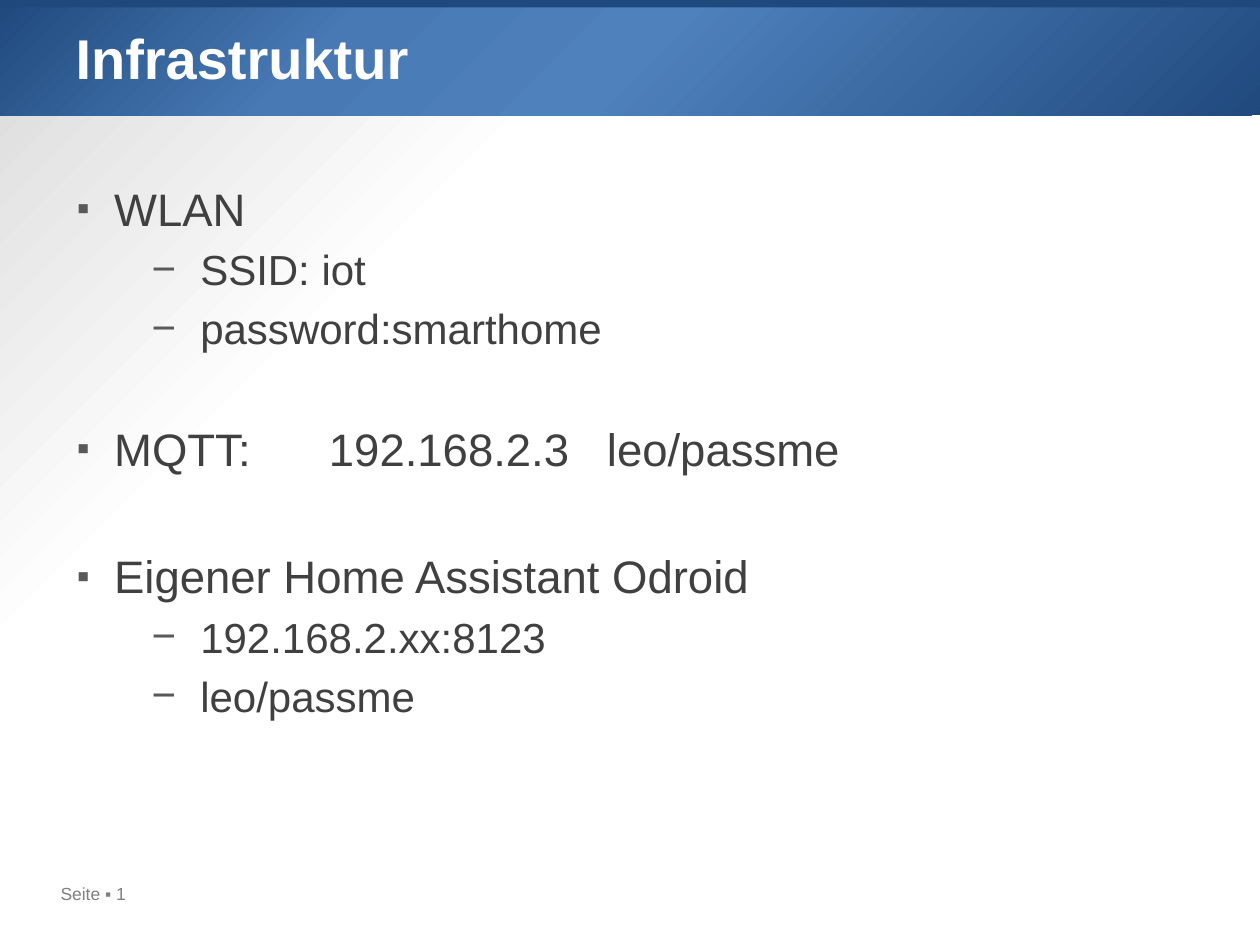
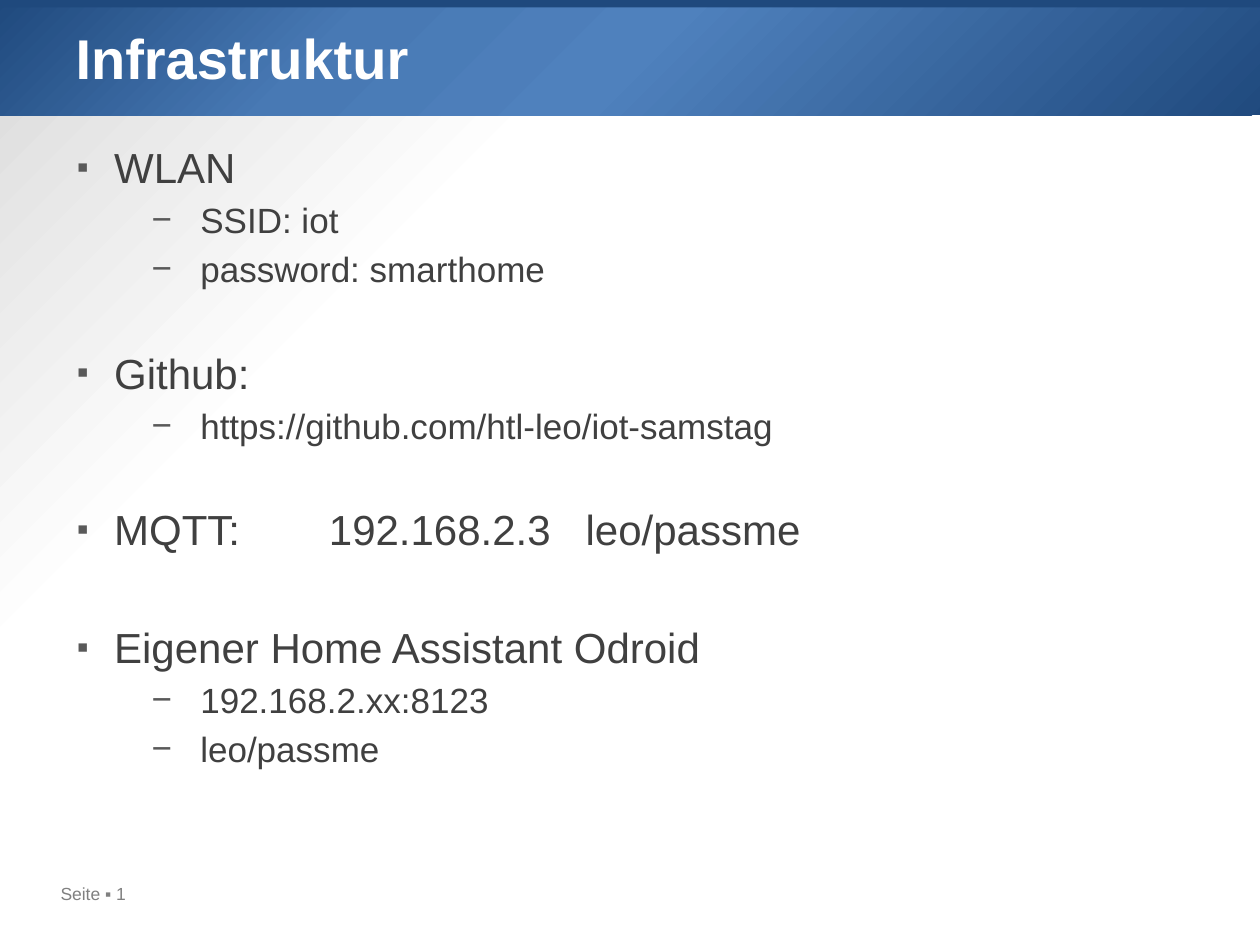
Before and after one commit to htl-leo/iot-samstag, a slide deck: slide 1 of 2025-05-10/Infrastructure.pptx. Drawn at 1260x945 pixels with LibreOffice and Linux fonts; fonts in the diff are those of the drawing. Boxes give left, top, right and bottom in pixels: in the first picture for what was removed or moved away, otherwise in the second. Text is boxed around its words. In the diff, an @@ line names an element or a change of style, - is before the commit and + after.

```diff
--- a/2025-05-10/Infrastructure.pptx
+++ b/2025-05-10/Infrastructure.pptx
@@ text "WLAN": place and size @@
-text "WLAN" at (114, 194, 840, 720)
+text "WLAN" at (114, 154, 801, 769)
@@ text at (114, 154, 801, 769): size 26 to 24 pt in "WLAN", "MQTT: 192.168.2.3 leo/passme", "Eigener Home Assistant Odroid"; size 24 to 20 pt in "SSID: iot", "192.168.2.xx:8123", "leo/passme" @@
@@ text at (114, 256, 772, 446): text changed; size 24 to 20 pt @@
-  − password:smarthome
+  − password: smarthome
+▪ Github:
+  − https://github.com/htl-leo/iot-samstag
```
Also in this commit, not shown: 1 other file.
